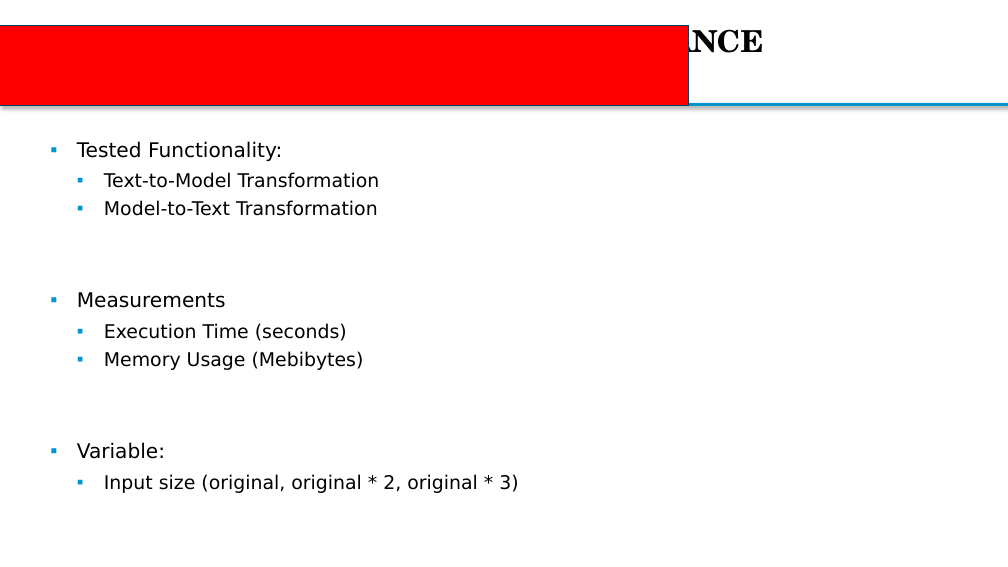
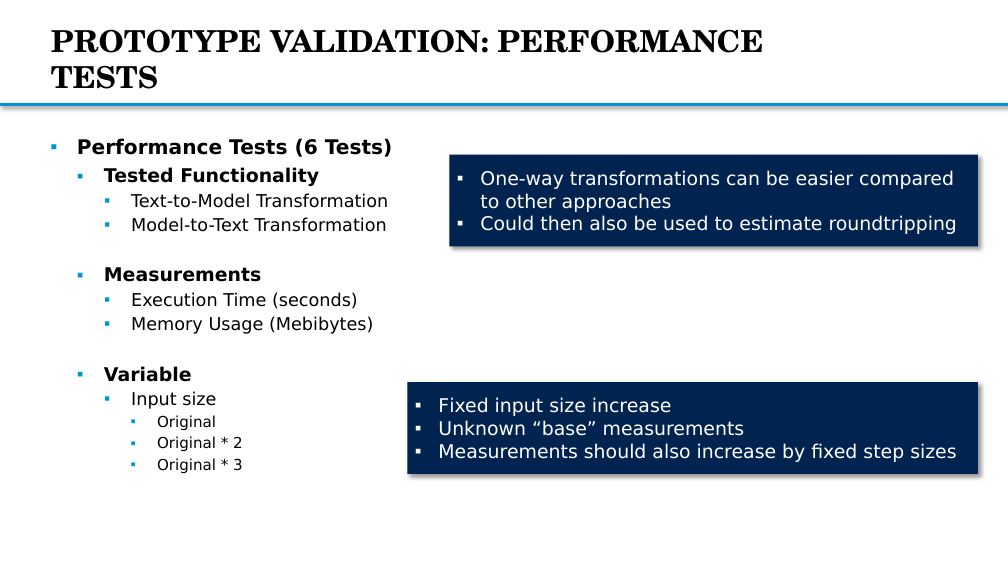
Before and after one commit to Bimi1804/BiT-ReNU, a slide deck: slide 38 of MasterThesis_Presentation2_MarkusBimassl.pptx. Drawn at 1008x567 pixels with LibreOffice and Linux fonts; fonts in the diff are those of the drawing; background and template pictures are left out. Boxes give left, top, right and bottom in pixels: in the first picture for what was removed or moved away, otherwise in the second. Text is boxed around its words. In the diff, an @@ line names an element or a change of style, - is before the commit and + after.

```diff
--- a/MasterThesis_Presentation2_MarkusBimassl.pptx
+++ b/MasterThesis_Presentation2_MarkusBimassl.pptx
@@ rectangle removed at [0,26,689,105] @@
@@ text at [77,138,393,186]: text changed; bold on @@
-▪ Tested Functionality:
+▪ Performance Tests (6 Tests)
+  ▪ Tested Functionality
@@ rectangle added at [449,155,978,247], fill #002350, 18 pt, text #FFFFFF @@
+▪ One-way transformations can be easier compared to other approaches
+▪ Could then also be used to estimate roundtripping
@@ text at [131,193,388,334]: size 18 to 16.8 pt in "Text-to-Model Transformation", "Model-to-Text Transformation", "Execution Time (seconds)", "Memory Usage (Mebibytes)"; size 19.2 to 18 pt, bold on in "Measurements"; list level 2 to 3 in "Text-to-Model Transformation"; line spacing 1 to 0.9; list level 2 to 3 in "Model-to-Text Transformation"; list level 1 to 2 in "Measurements"; list level 2 to 3 in "Execution Time (seconds)"; list level 2 to 3 in "Memory Usage (Mebibytes)" @@
@@ text at [104,366,243,473]: text changed; size 18 to 14.4 pt @@
-▪ Variable:
-  ▪ Input size (original, original * 2, original * 3)
+  ▪ Variable
+    ▪ Input size
+      ▪ Original
+      ▪ Original * 2
+      ▪ Original * 3
@@ rectangle added at [408,383,979,474], fill #002350, 18 pt, text #FFFFFF @@
+▪ Fixed input size increase
+▪ Unknown “base” measurements
+▪ Measurements should also increase by fixed step sizes
```
Also in this commit, not shown: 11 other slides changed, 5 slides added, 4 slides removed.
